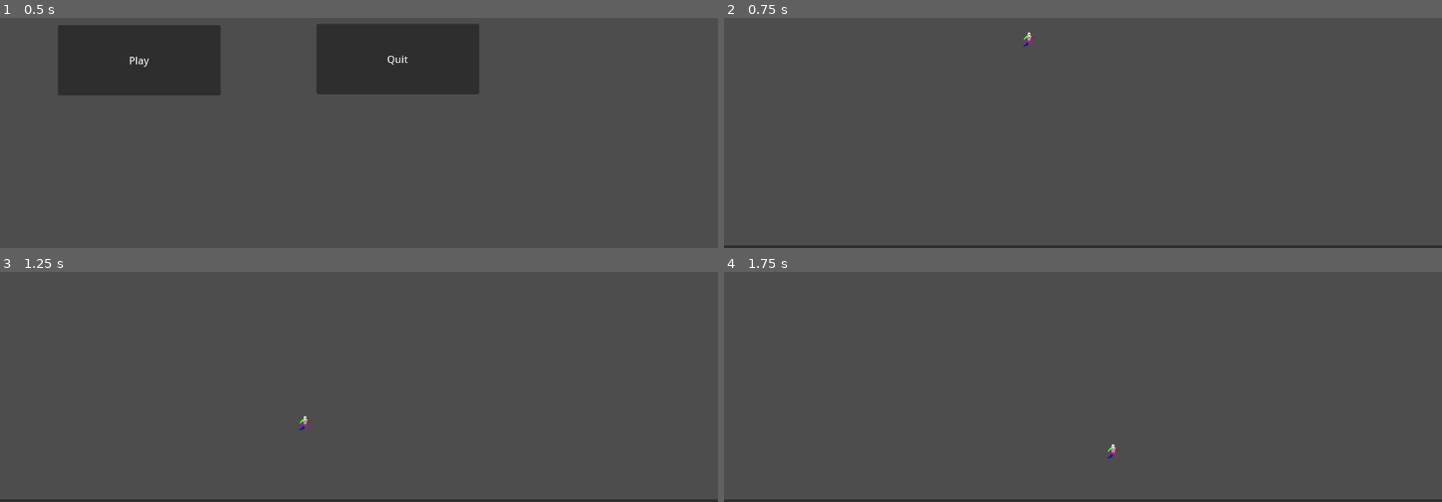
Above: before the commit, frames 1-4 (two rows, left to right).
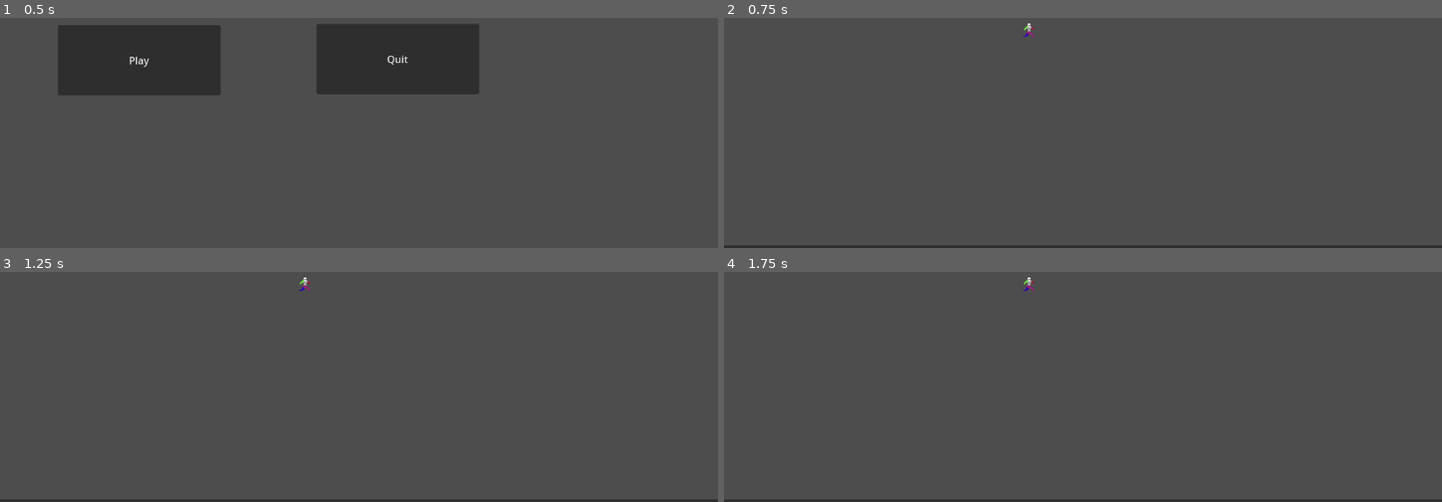
Above: after the commit, the same moments.

Repository: bburciaga/giggle-gauntlet
Game: Godot game, scene res://main.tscn
The game is run twice, just before and just after one commit, with the same random seed, the same clock (stepped at 60 frames per second) and the same inputs.
Inputs:
- Up to frame 1 (0.5 s): no input
- Up to frame 2 (0.75 s): click "Play" at 0.5 s
- Up to frame 3 (1.25 s): no input
- Up to frame 4 (1.75 s): tap Enter (ui_accept) at 1.25, 1.35, 1.52 s; hold Right (ui_right) from 1.28 s (still down)

Frame 1 is identical in both runs. In frame 2, less than 0.1% of the frame differs, in the area x 41-44%, y 2-13%; in frame 3, less than 0.1%; in frame 4, less than 0.1%, in the area x 41-56%, y 2-82%.

Commit message:
changed movement system

Diff:
--- a/Player/Player.gd
+++ b/Player/Player.gd
@@ -1,28 +1,11 @@
 extends CharacterBody2D
 
-
-const SPEED = 300.0
-const JUMP_VELOCITY = -400.0
-
-# Get the gravity from the project settings to be synced with RigidBody nodes.
-var gravity = ProjectSettings.get_setting("physics/2d/default_gravity")
-
-
 func _physics_process(delta):
-	# Add the gravity.
-	if not is_on_floor():
-		velocity.y += gravity * delta
-
-	# Handle jump.
-	if Input.is_action_just_pressed("ui_accept") and is_on_floor():
-		velocity.y = JUMP_VELOCITY
-
-	# Get the input direction and handle the movement/deceleration.
-	# As good practice, you should replace UI actions with custom gameplay actions.
-	var direction = Input.get_axis("ui_left", "ui_right")
-	if direction:
-		velocity.x = direction * SPEED
-	else:
-		velocity.x = move_toward(velocity.x, 0, SPEED)
-
+	var direction = Input.get_vector(
+		"move_left",
+		"move_right",
+		"move_up",
+		"move_down"
+	)
+	velocity = direction * 300
 	move_and_slide()
--- a/project.godot
+++ b/project.godot
@@ -15,6 +15,29 @@
 config/features=PackedStringArray("4.2", "Mobile")
 config/icon="res://icon.svg"
 
+[input]
+
+move_left={
+"deadzone": 0.5,
+"events": [Object(InputEventKey,"resource_local_to_scene":false,"resource_name":"","device":-1,"window_id":0,"alt_pressed":false,"shift_pressed":false,"ctrl_pressed":false,"meta_pressed":false,"pressed":false,"keycode":0,"physical_keycode":65,"key_label":0,"unicode":97,"echo":false,"script":null)
+]
+}
+move_right={
+"deadzone": 0.5,
+"events": [Object(InputEventKey,"resource_local_to_scene":false,"resource_name":"","device":-1,"window_id":0,"alt_pressed":false,"shift_pressed":false,"ctrl_pressed":false,"meta_pressed":false,"pressed":false,"keycode":0,"physical_keycode":68,"key_label":0,"unicode":100,"echo":false,"script":null)
+]
+}
+move_up={
+"deadzone": 0.5,
+"events": [Object(InputEventKey,"resource_local_to_scene":false,"resource_name":"","device":-1,"window_id":0,"alt_pressed":false,"shift_pressed":false,"ctrl_pressed":false,"meta_pressed":false,"pressed":false,"keycode":0,"physical_keycode":87,"key_label":0,"unicode":119,"echo":false,"script":null)
+]
+}
+move_down={
+"deadzone": 0.5,
+"events": [Object(InputEventKey,"resource_local_to_scene":false,"resource_name":"","device":-1,"window_id":0,"alt_pressed":false,"shift_pressed":false,"ctrl_pressed":false,"meta_pressed":false,"pressed":false,"keycode":0,"physical_keycode":83,"key_label":0,"unicode":115,"echo":false,"script":null)
+]
+}
+
 [rendering]
 
 renderer/rendering_method="mobile"
